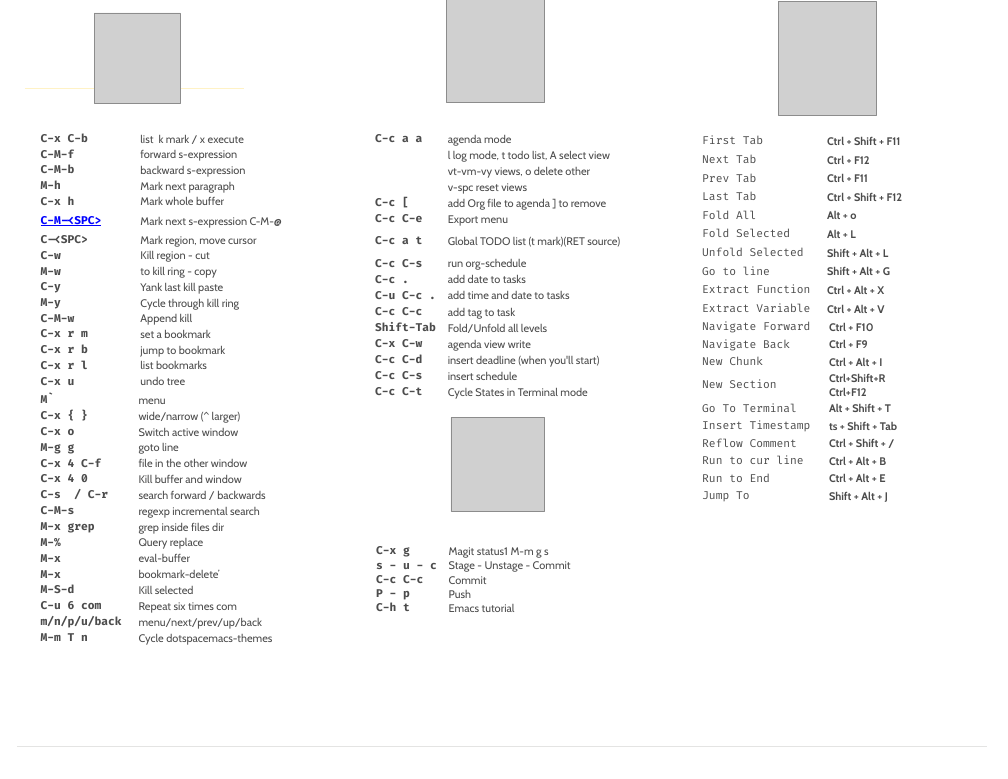
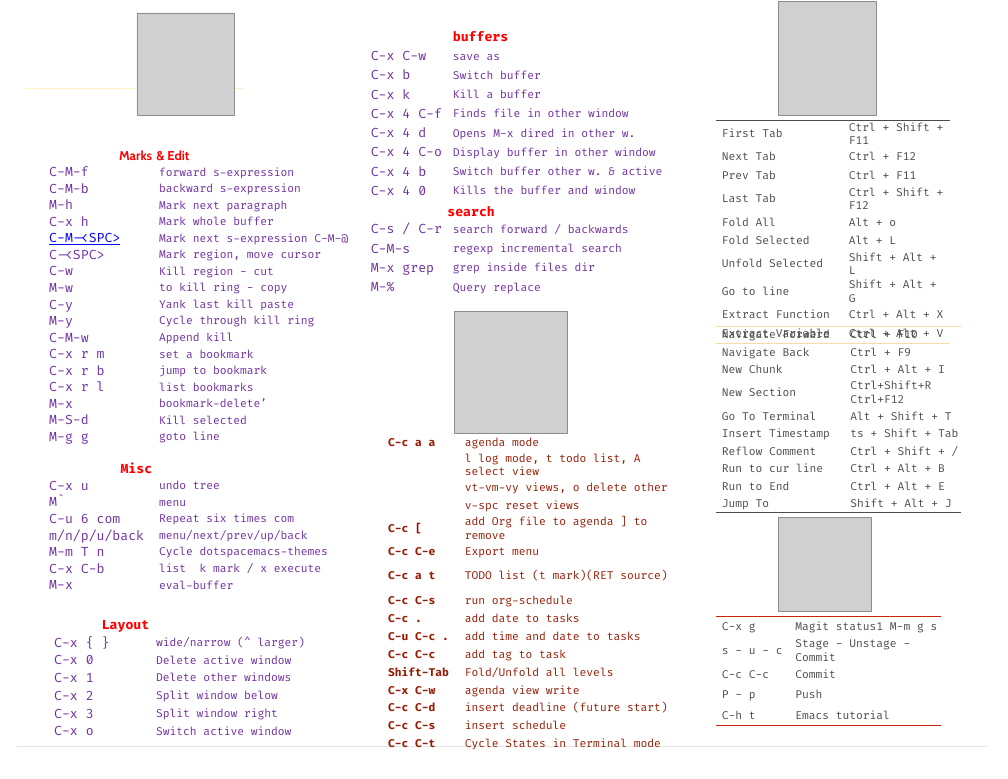
Before and after one commit to verajosemanuel/shortcuts, a slide deck: slide 1 of cheatsheet.pptx. Drawn at 1008x779 pixels with LibreOffice and Linux fonts; fonts in the diff are those of the drawing; grey boxes stand for pictures. Boxes give left, top, right and bottom in pixels: in the first picture for what was removed or moved away, otherwise in the second. Text is boxed around its words. In the diff, an @@ line names an element or a change of style, - is before the commit and + after.

```diff
--- a/cheatsheet.pptx
+++ b/cheatsheet.pptx
@@ picture: place and size @@
-picture at (94, 13, 181, 104)
+picture at (137, 13, 235, 115)
@@ table added at (365, 28, 700, 450), 14 rows, 2 columns @@
+ | buffers
+C-x C-w | save as
+C-x b | Switch buffer
+C-x k | Kill a buffer
+C-x 4 C-f | Finds file in other window
+C-x 4 d | Opens M-x dired in other w.
+C-x 4 C-o | Display buffer in other window
+C-x 4 b | Switch buffer other w. & active
+C-x 4 0 | Kills the buffer and window
+ | search
+C-s / C-r | search forward / backwards
+C-M-s | regexp incremental search
+M-x grep | grep inside files dir
+M-% | Query replace
@@ table at (43, 148, 358, 593) @@
-row 1, column 1: C-x C-b
+row 1, column 1: Marks
-row 1, column 2: list k mark / x execute
+row 1, column 2: & Edit
+row 16: M-x | bookmark-delete’
+row 17: M-S-d | Kill selected
+row 18: M-g g | goto line
+row 19: Misc | 
+row 21: M` | menu
+row 22: C-u 6 com | Repeat six times com
+row 23: m/n/p/u/back | menu/next/prev/up/back
+row 24: M-m T n | Cycle dotspacemacs-themes
+row 25: C-x C-b | list k mark / x execute
+row 26: M-x | eval-buffer
@@ table: place and size @@
-table at (34, 131, 356, 389)
+table at (43, 148, 358, 593)
@@ table at (716, 120, 950, 511) @@
@@ bold on in "First Tab", "Next Tab", "Prev Tab", "Last Tab" and 6 more places @@
@@ font Cabin to Fira Code in "Ctrl + Shift + F11", "Ctrl + F12", "Ctrl + F11", "Ctrl + Shift + F12" and 6 more places @@
@@ borders changed @@
@@ table: place and size @@
-table at (696, 132, 941, 319)
+table at (716, 120, 950, 511)
@@ picture: place and size @@
-picture at (447, 0, 545, 102)
+picture at (455, 311, 567, 433)
@@ table at (716, 326, 961, 514) @@
@@ font Cabin to Fira Code in "Ctrl + F10", "Ctrl + F9", "Ctrl + Alt + I", "Ctrl+Shift+R" and 7 more places @@
@@ borders changed @@
@@ table: place and size @@
-table at (696, 318, 978, 507)
+table at (716, 326, 961, 514)
@@ table removed at (34, 392, 316, 648), 16 rows, 2 columns @@
-M` | menu
-C-x { } | wide/narrow (^ larger)
-C-x o | Switch active window
-M-g g | goto line
-C-x 4 C-f | file in the other window
-C-x 4 0 | Kill buffer and window
-C-s / C-r | search forward / backwards
-C-M-s | regexp incremental search
-M-x grep | grep inside files dir
-M-% | Query replace
-M-x | eval-buffer
-M-x | bookmark-delete’
-M-S-d | Kill selected
-C-u 6 com | Repeat six times com
-m/n/p/u/back | menu/next/prev/up/back
-M-m T n | Cycle dotspacemacs-themes
@@ table at (382, 433, 680, 754) @@
-row 7, column 2: Global TODO list (t mark)(RET source)
+row 7, column 2: TODO list (t mark)(RET source)
-row 14, column 2: insert deadline (when you'll start)
+row 14, column 2: insert deadline (future start)
@@ text colour #4C4C4C to #961C05 in "C-c a a", "agenda mode", "l log mode, t todo list, A ...", "vt-vm-vy views, o delete other" and 23 more places @@
@@ font Cabin to Fira Code in "agenda mode", "l log mode, t todo list, A ...", "vt-vm-vy views, o delete other", "v-spc reset views" and 10 more places @@
@@ table: place and size @@
-table at (369, 131, 651, 403)
+table at (382, 433, 680, 754)
@@ picture: place and size @@
-picture at (451, 418, 545, 511)
+picture at (778, 517, 871, 611)
@@ table added at (48, 616, 347, 740), 7 rows, 2 columns @@
+Layout | 
+C-x { } | wide/narrow (^ larger)
+C-x 0 | Delete active window
+C-x 1 | Delete other windows
+C-x 2 | Split window below
+C-x 3 | Split window right
+C-x o | Switch active window
@@ table at (716, 616, 941, 724) @@
@@ font Cabin to Fira Code, bold on in "Magit status1 M-m g s", "Stage - Unstage - Commit", "Commit", "Push" and 1 more places @@
@@ borders changed @@
@@ table: place and size @@
-table at (370, 544, 593, 616)
+table at (716, 616, 941, 724)
```
Also in this commit, not shown: 1 other file.
